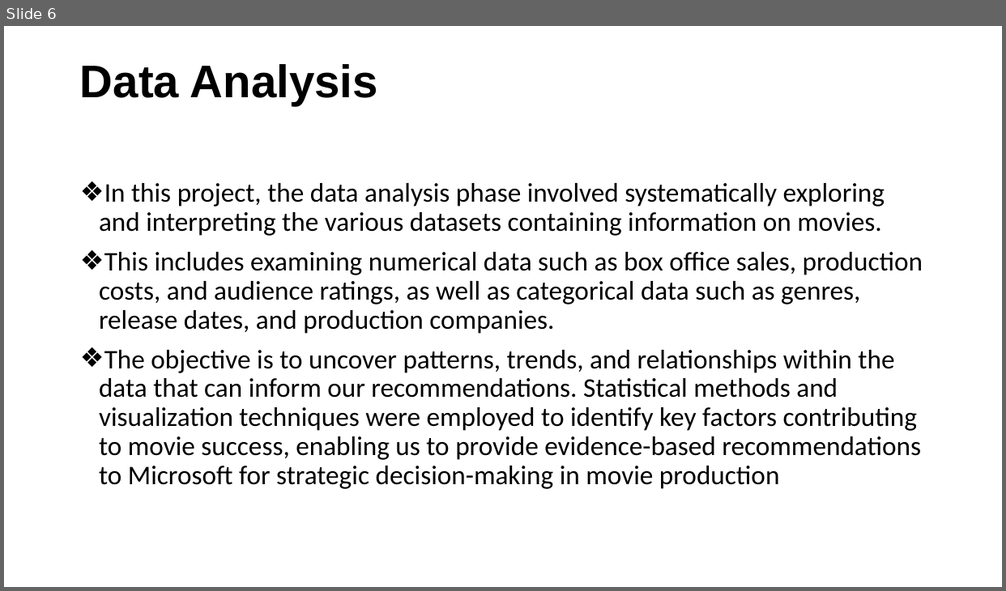
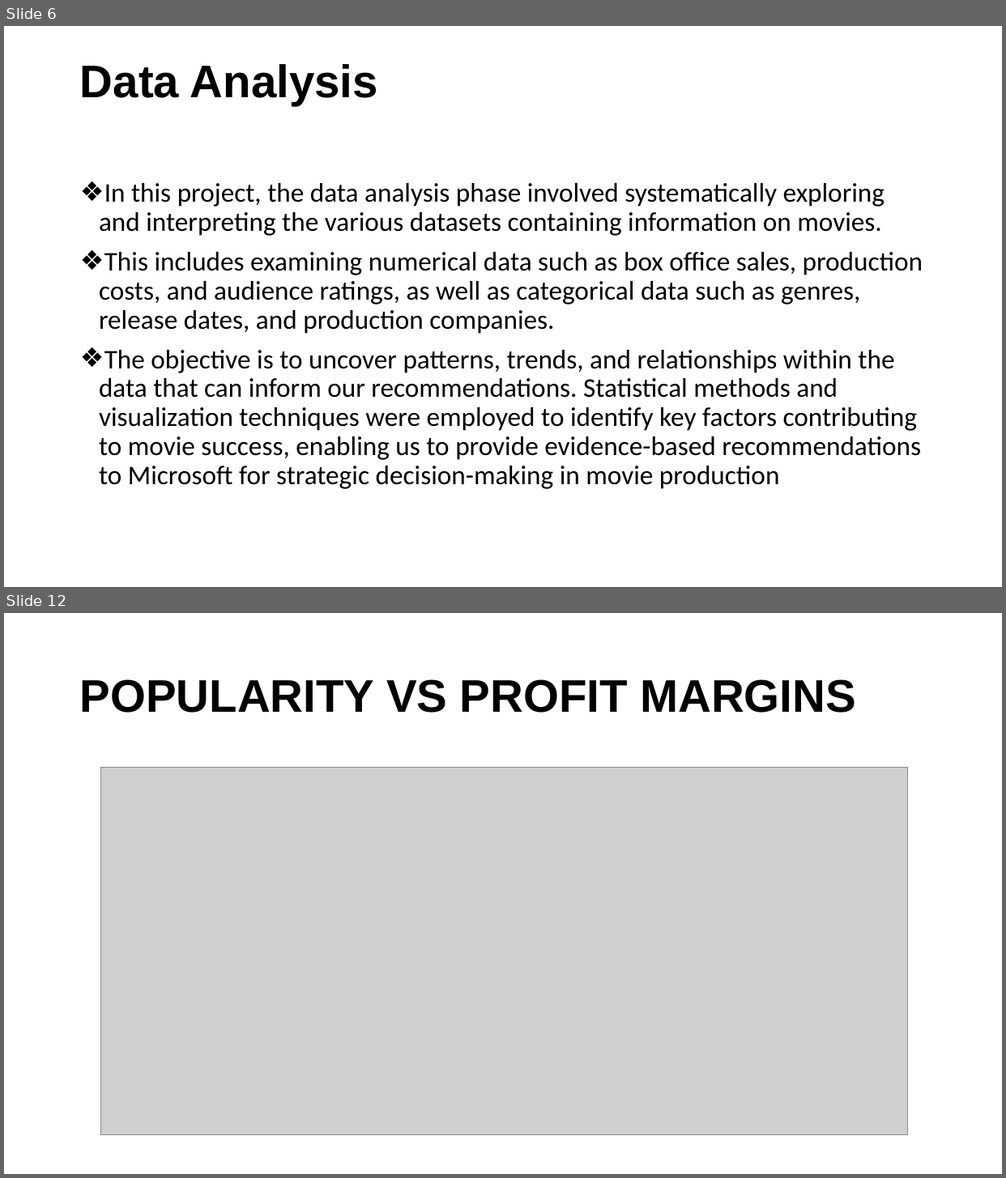
Before and after one commit to ISAACKW/PHASE1_PROJECT, a slide deck: PHASE1PPT.pptx. Shown one above the other, each under a label of ours: slide 6 before the commit, slides 6 and 12 after it; the slides between them are not shown. The pictures are 1006x591 and 1006x1178 pixels, drawn with LibreOffice and Linux fonts; fonts in the diff are those of the drawing; grey boxes stand for pictures. Boxes give left, top, right and bottom in pixels: in the first picture for what was removed or moved away, otherwise in the second. Text is boxed around its words. In the diff, an @@ line names an element or a change of style, - is before the commit and + after.

```diff
--- a/PHASE1PPT.pptx
+++ b/PHASE1PPT.pptx
@@ slide 12 added at box(4, 613, 1002, 1174), background #FFFFFF @@
@@ title added at box(80, 679, 855, 713), 44 pt, text #000000, bold @@
+POPULARITY VS PROFIT MARGINS
@@ picture added at box(100, 767, 908, 1135) @@
```
Also in this commit, not shown: 8 other slides added, 1 other file.
